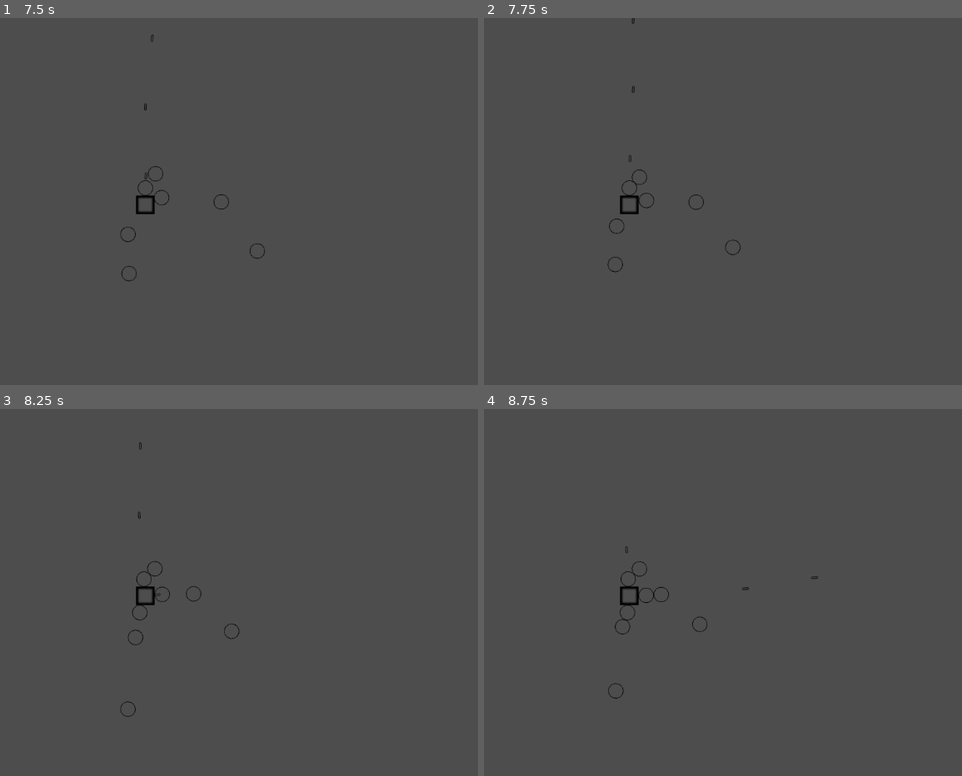
Above: before the commit, frames 1-4 (two rows, left to right).
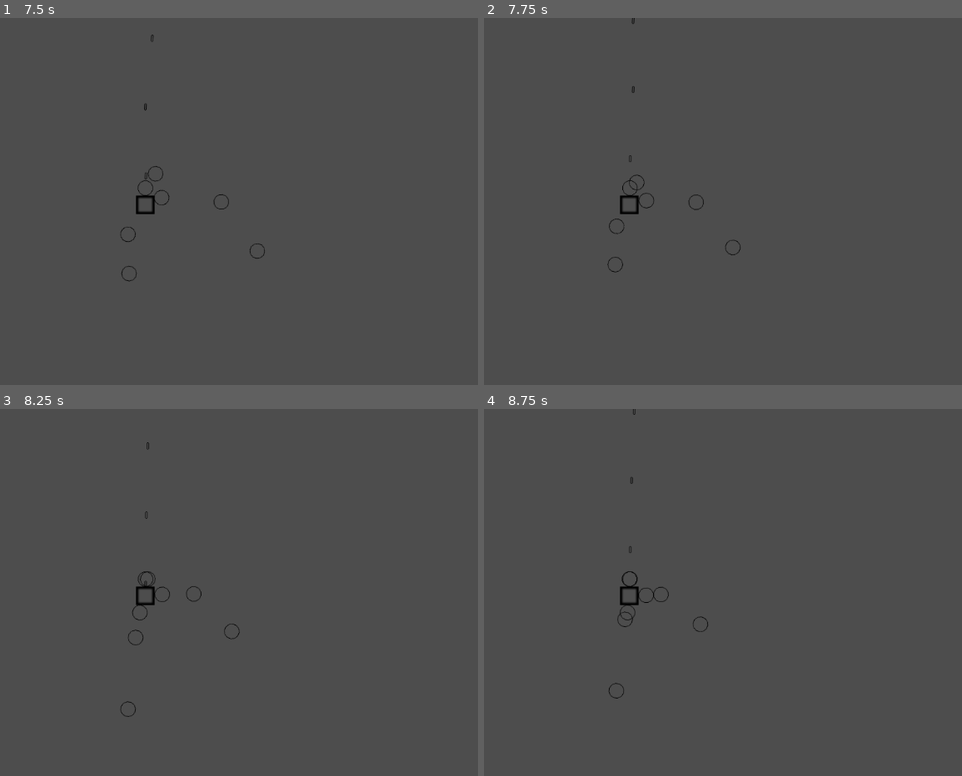
Above: after the commit, the same moments.

Repository: ROKAMETISM/Composition-Based-Practice-1
Game: Godot game, scene res://Scenes/level.tscn
Same seed, same stepped clock (60 frames per second), same inputs: the game is played once before the commit and once after it.
Inputs:
- Up to frame 1 (7.5 s): tap Enter at 0.5 s; hold D (move_right) 0.53-1.28 s; hold S (move_down) 1.28-2.03 s; hold D (move_right) 2.03-2.78 s; hold W (move_up) 2.78-3.53 s; tap Space at 3.5 s; hold A (move_left) 3.53-5.03 s; hold S (move_down) 5.03-5.78 s; hold D (move_right) 5.78-6.53 s; hold W (move_up) 6.53-7.28 s; hold D (move_right) from 7.28 s (still down)
- Up to frame 2 (7.75 s): keep holding D (move_right)
- Up to frame 3 (8.25 s): release D (move_right) at 8.03 s; hold S (move_down) from 8.03 s (still down)
- Up to frame 4 (8.75 s): keep holding S (move_down)

Frame 1 is identical in both runs. In frame 2, less than 0.1% of the frame differs, in the area x 28-35%, y 41-49%; in frame 3, 0.1%; in frame 4, 0.2%, in the area x 25-70%, y 0-79%.

Commit message:
Edit Collision Layer and Mask

Diff:
--- a/Scenes/enemy.tscn
+++ b/Scenes/enemy.tscn
@@ -1,13 +1,12 @@
-[gd_scene load_steps=4 format=3 uid="uid://cpqmkss44wd6f"]
+[gd_scene load_steps=3 format=3 uid="uid://cpqmkss44wd6f"]
 
-[ext_resource type="Script" uid="uid://b57u100i2evi2" path="res://Scripts/enemy.gd" id="1_hghv2"]
 [ext_resource type="Script" uid="uid://dtiqh1xoxjvlq" path="res://Scripts/hp_component.gd" id="2_1f0kj"]
 
 [sub_resource type="CircleShape2D" id="CircleShape2D_1f0kj"]
 radius = 13.0
 
 [node name="Enemy" type="CharacterBody2D" groups=["Enemies"]]
-script = ExtResource("1_hghv2")
+collision_layer = 2
 
 [node name="Sprite2D" type="Sprite2D" parent="."]
 
--- a/Scenes/player.tscn
+++ b/Scenes/player.tscn
@@ -9,6 +9,7 @@
 size = Vector2(32, 32)
 
 [node name="Player" type="CharacterBody2D"]
+collision_mask = 2
 script = ExtResource("1_4flbx")
 
 [node name="Sprite2D" type="Sprite2D" parent="."]
--- a/Scenes/projectile_rifle.tscn
+++ b/Scenes/projectile_rifle.tscn
@@ -8,7 +8,8 @@
 size = Vector2(14, 6)
 
 [node name="ProjectileRifle" type="Area2D"]
-collision_layer = 2
+collision_layer = 4
+collision_mask = 2
 script = ExtResource("1_n3iq4")
 
 [node name="Sprite2D" type="Sprite2D" parent="."]
Not shown, changed: README.md
